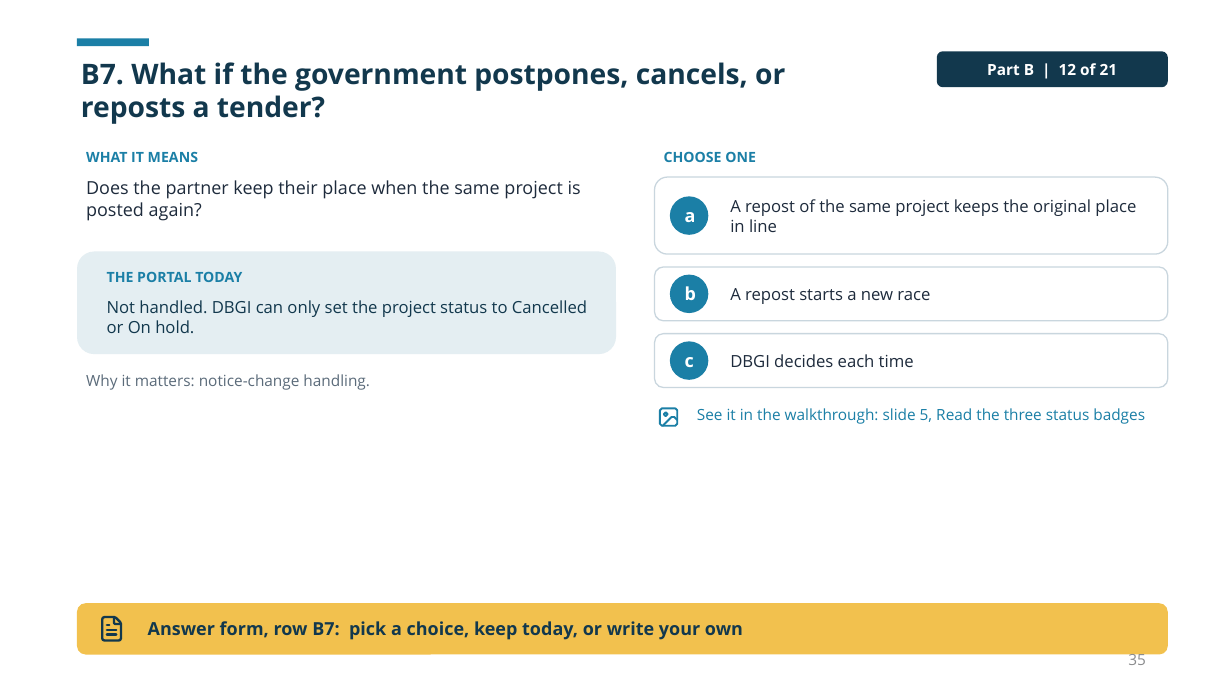
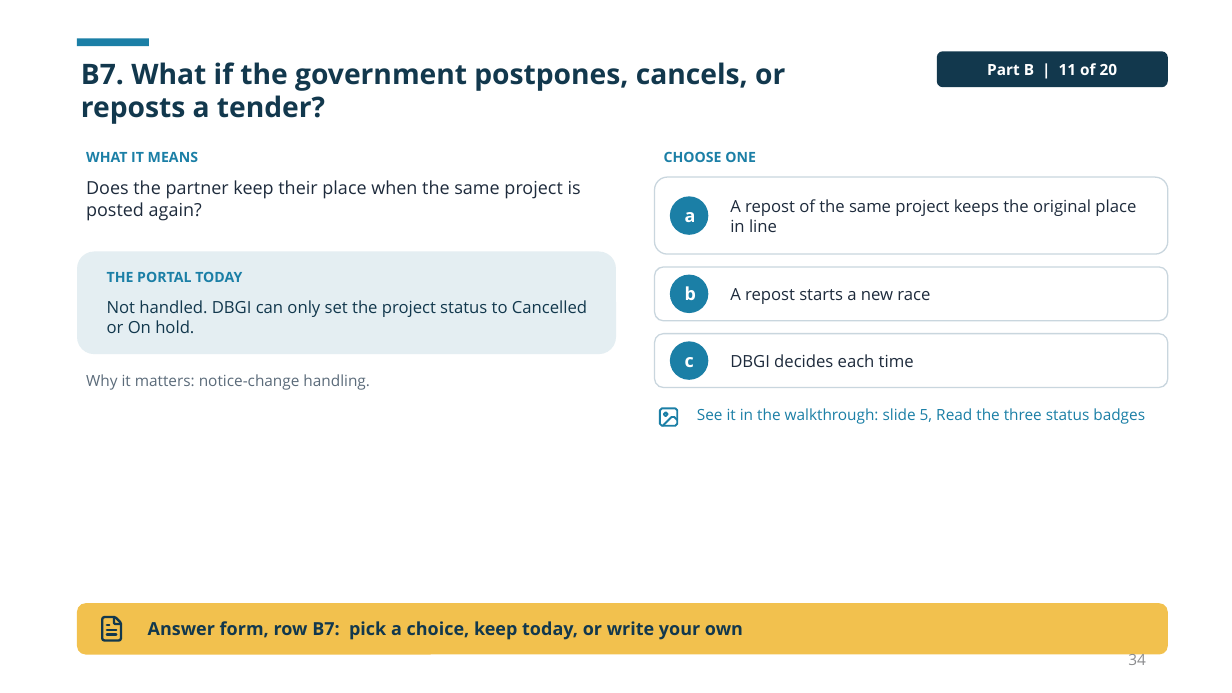
Before and after one commit to dbsuarez/dbgi-deal-registration-portal, a slide deck: slide 34 of docs/guides/Portal User Guide/Using the DBGI Portal.pptx (slide 35 before the commit). Drawn at 1232x693 pixels with LibreOffice and Linux fonts; fonts in the diff are those of the drawing. Boxes give left, top, right and bottom in pixels: in the first picture for what was removed or moved away, otherwise in the second. Text is boxed around its words. In the diff, an @@ line names an element or a change of style, - is before the commit and + after.

```diff
--- a/docs/guides/Portal User Guide/Using the DBGI Portal.pptx
+++ b/docs/guides/Portal User Guide/Using the DBGI Portal.pptx
@@ text in rounded rectangle at bbox=[987, 63, 1118, 75]: text changed @@
-Part B | 12 of 21
+Part B | 11 of 20
@@ page number at bbox=[1128, 651, 1146, 665]: text changed @@
-35
+34
```
Also in this commit, not shown: 21 other slides changed, 1 slide removed, 7 other files.
